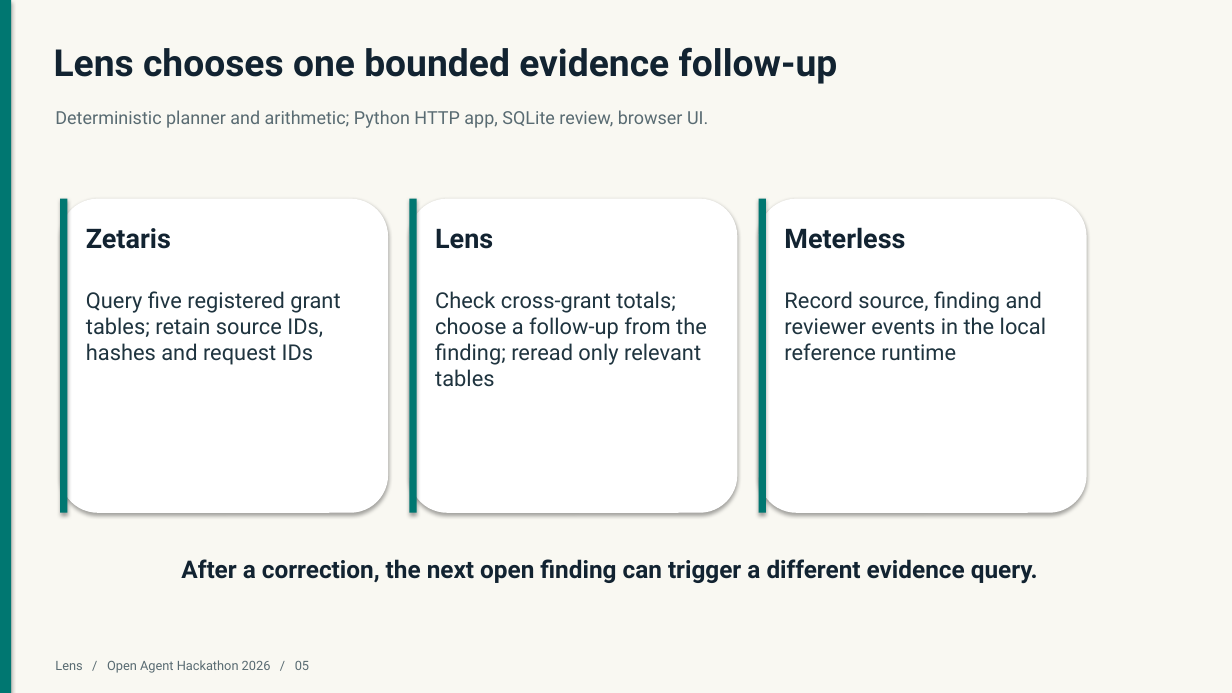
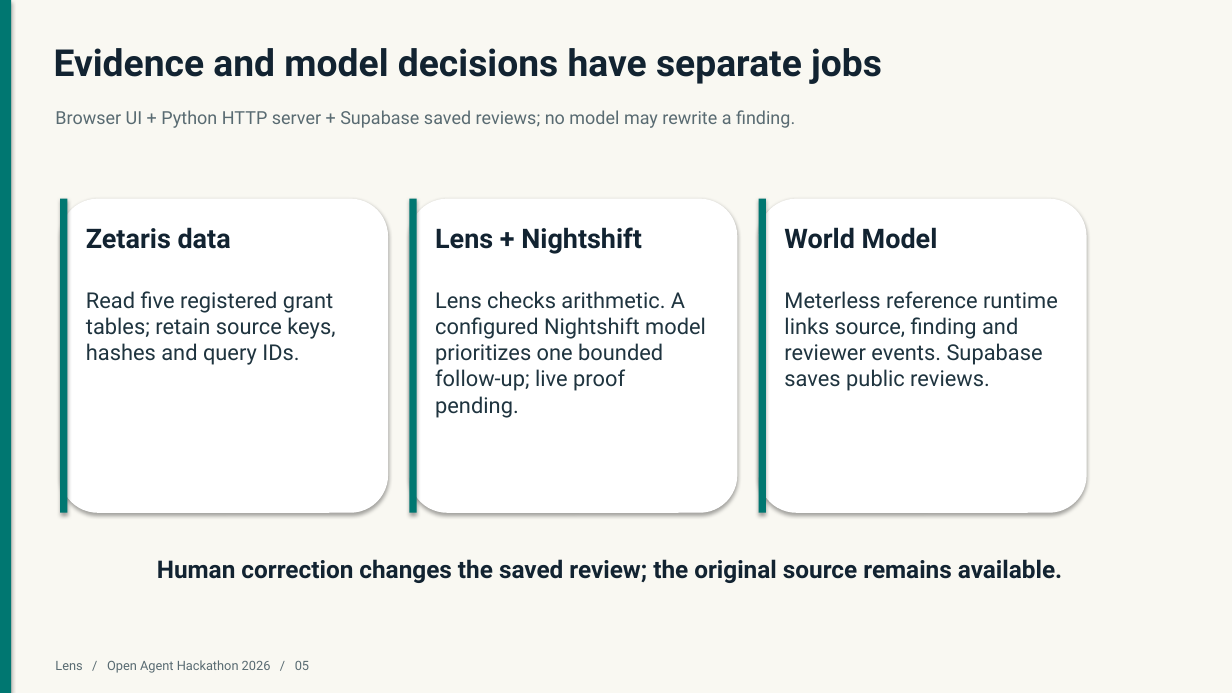
Before and after one commit to Techkeyy/lens-grant-review, a slide deck: slide 5 of docs/Lens_Open_Agent_Hackathon_2026.pptx. Drawn at 1232x693 pixels with LibreOffice and Linux fonts; fonts in the diff are those of the drawing. Boxes give left, top, right and bottom in pixels: in the first picture for what was removed or moved away, otherwise in the second. Text is boxed around its words. In the diff, an @@ line names an element or a change of style, - is before the commit and + after.

Commit message:
Document sponsor proof and add bounded Nightshift routing

```diff
--- a/docs/Lens_Open_Agent_Hackathon_2026.pptx
+++ b/docs/Lens_Open_Agent_Hackathon_2026.pptx
@@ text at (54,48,882,84): text changed @@
-Lens chooses one bounded evidence follow-up
+Evidence and model decisions have separate jobs
@@ text at (55,110,795,128): text changed @@
-Deterministic planner and arithmetic; Python HTTP app, SQLite review, browser UI.
+Browser UI + Python HTTP server + Supabase saved reviews; no model may rewrite a finding.
@@ text at (86,227,231,249): text changed @@
-Zetaris
+Zetaris data
@@ text at (435,227,642,254): text changed @@
-Lens
+Lens + Nightshift
@@ text at (784,227,938,249): text changed @@
-Meterless
+World Model
@@ text at (86,291,335,365): text changed @@
-Query five registered grant tables; retain source IDs, hashes and request IDs
+Read five registered grant tables; retain source keys, hashes and query IDs.
@@ text at (435,291,706,418): text changed @@
-Check cross-grant totals; choose a follow-up from the finding; reread only relevant tables
+Lens checks arithmetic. A configured Nightshift model prioritizes one bounded follow-up; live proof pending.
@@ text at (784,291,1058,391): text changed @@
-Record source, finding and reviewer events in the local reference runtime
+Meterless reference runtime links source, finding and reviewer events. Supabase saves public reviews.
@@ text at (157,559,1062,583): text changed @@
-After a correction, the next open finding can trigger a different evidence query.
+Human correction changes the saved review; the original source remains available.
```
Also in this commit, not shown: 1 other slide changed, 2 slides added, 2 slides removed, 17 other files.
